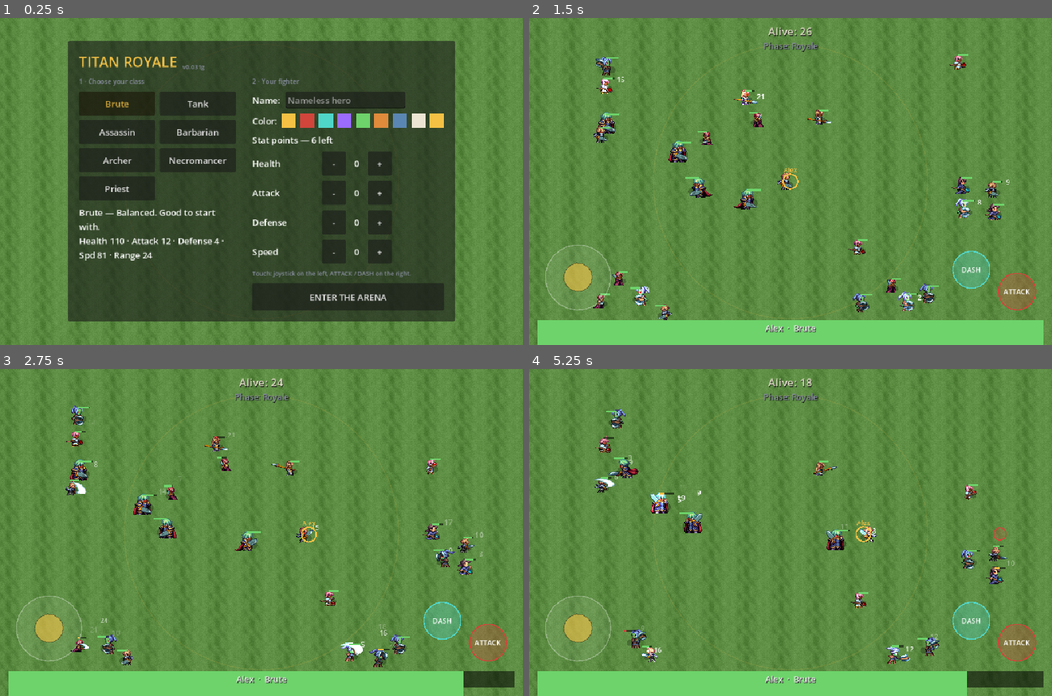
Above: before the commit, frames 1-4 (two rows, left to right).
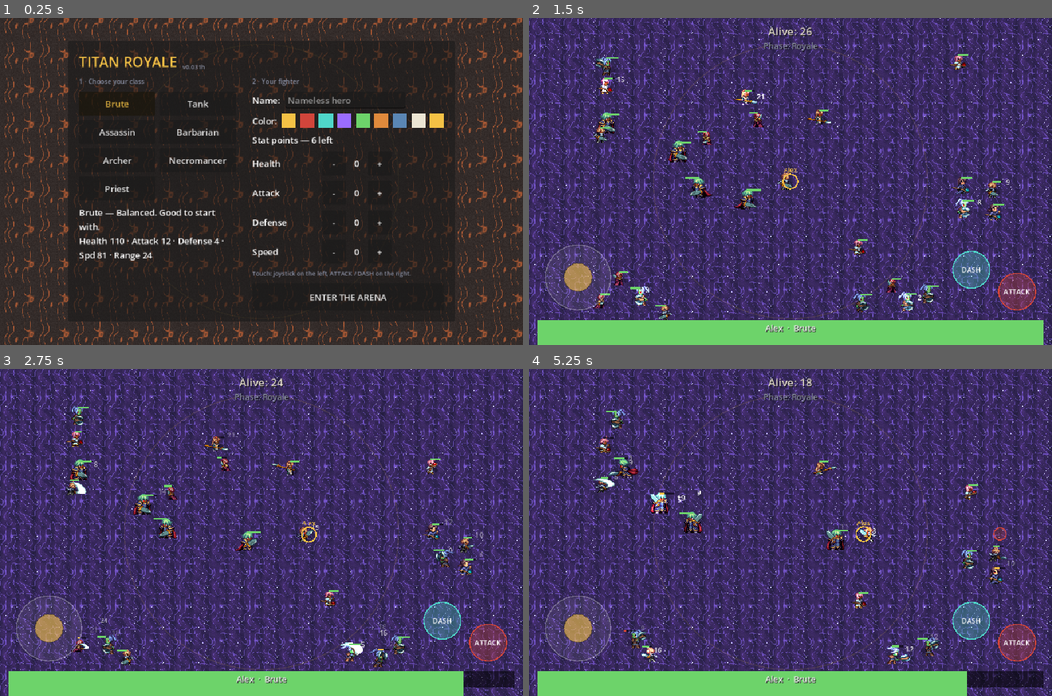
Above: after the commit, the same moments.

Repository: ruicasaisalves/titan-royale
Game: Godot game, scene res://scenes/Main.tscn
Two runs of this game, one before a commit and one after it. Both use one fixed random seed, a clock stepped at 60 frames per second and the inputs below.
Inputs (mouse positions are in pixels of both pictures, inside the frame that each line leads up to):
- Up to frame 1 (0.25 s): no input
- Up to frame 2 (1.5 s): click (874, 99) at 0.52 s; type "Alex" at 0.6 s; click "ENTER THE ARENA" at 1.25 s
- Up to frame 3 (2.75 s): move the mouse to (376, 516) at 2.02 s; hold D from 2.03 s (still down); hold Shift from 2.03 s (still down); click (376, 516) at 2.17 s; tap Space at 2.27 s
- Up to frame 4 (5.25 s): release D at 2.75 s; release Shift at 2.75 s; drag from (685, 548) to (764, 597) at 2.77 s; move the mouse to (842, 460) at 3.52 s; hold D 3.53-4.25 s; hold Shift 3.53-4.25 s; drag from (764, 597) to (633, 483) at 4.27 s; move the mouse to (947, 581) at 5.02 s; hold A from 5.03 s (still down); hold Shift from 5.03 s (still down)

The runs differ from the first frame. In frame 1, 83% of the frame differs, in the area x 0-100%, y 0-100%; in frame 2, 90%; in frame 3, 91%; in frame 4, 91%.

Commit message:
Add Lava and Magico floor themes
Add four new seamless tiles (lava_1/lava_2 cracked rock -> molten,
magic_1/magic_2 arcane nebula -> bright energy) generated by
tools/gen_floors.py, and register the Lava and Magico themes in
FLOOR_THEMES. Five themes now rotate randomly per match. Bump to 0.031h.

Co-Authored-By: Claude Opus 4.8 <noreply@anthropic.com>
Claude-Session: https://claude.ai/code/session_01C8M7UENX3dzYfcT4jyVMtX

Diff:
--- a/project.godot
+++ b/project.godot
@@ -15,7 +15,7 @@
 [application]
 
 config/name="Titan Royale"
-config/version="0.031g"
+config/version="0.031h"
 run/main_scene="res://scenes/Main.tscn"
 config/features=PackedStringArray("4.7")
 config/icon="res://icon.png"
--- a/scripts/Arena.gd
+++ b/scripts/Arena.gd
@@ -44,6 +44,8 @@
 	"Castelo": ["stone_floor", "plaza_grey"],
 	"Areia": ["sand_light", "sand_gold"],
 	"Natureza": ["grass", "grass_dark"],
+	"Lava": ["lava_1", "lava_2"],
+	"Magico": ["magic_1", "magic_2"],
 }
 var _floor_stage1: Texture2D = null
 var _floor_stage2: Texture2D = null
Binary file added: assets/arena/lava_1.png
Not shown, added: assets/arena/lava_1.png.import
Binary file added: assets/arena/lava_2.png
Not shown, added: assets/arena/lava_2.png.import
Binary file added: assets/arena/magic_1.png
Not shown, added: assets/arena/magic_1.png.import
Binary file added: assets/arena/magic_2.png
Not shown, added: assets/arena/magic_2.png.import
Not shown, changed: export_presets.cfg
Not shown, changed: CLAUDE.md
Not shown, changed: tools/gen_floors.py
